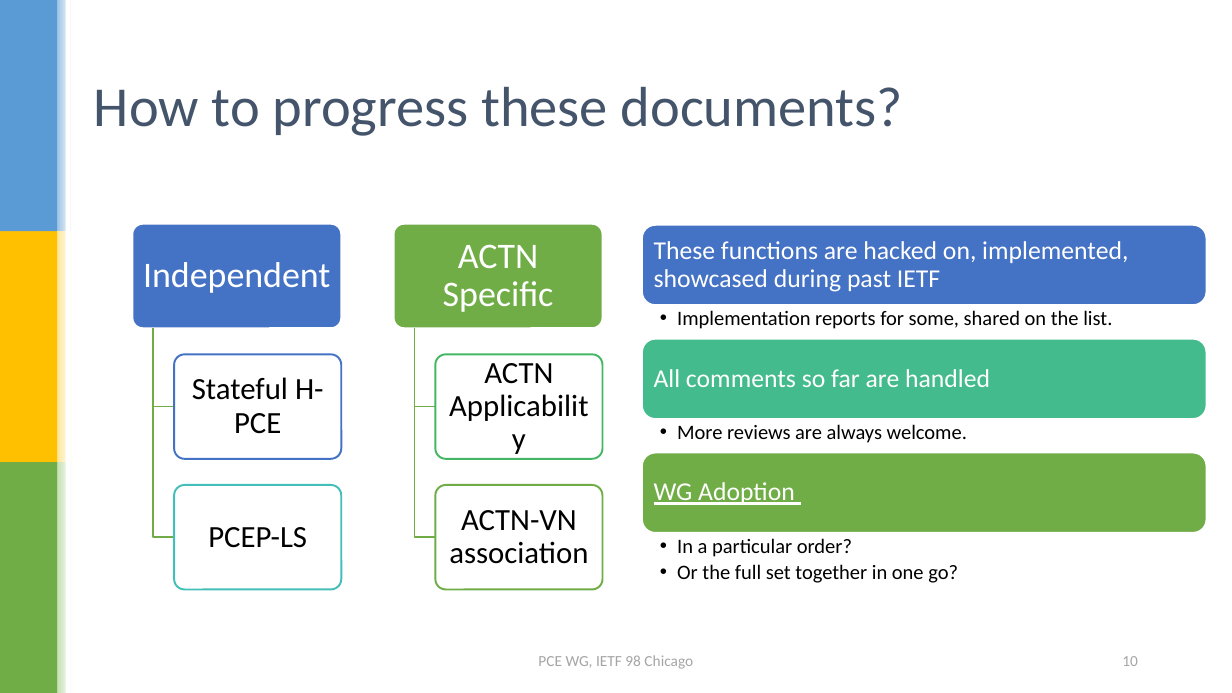
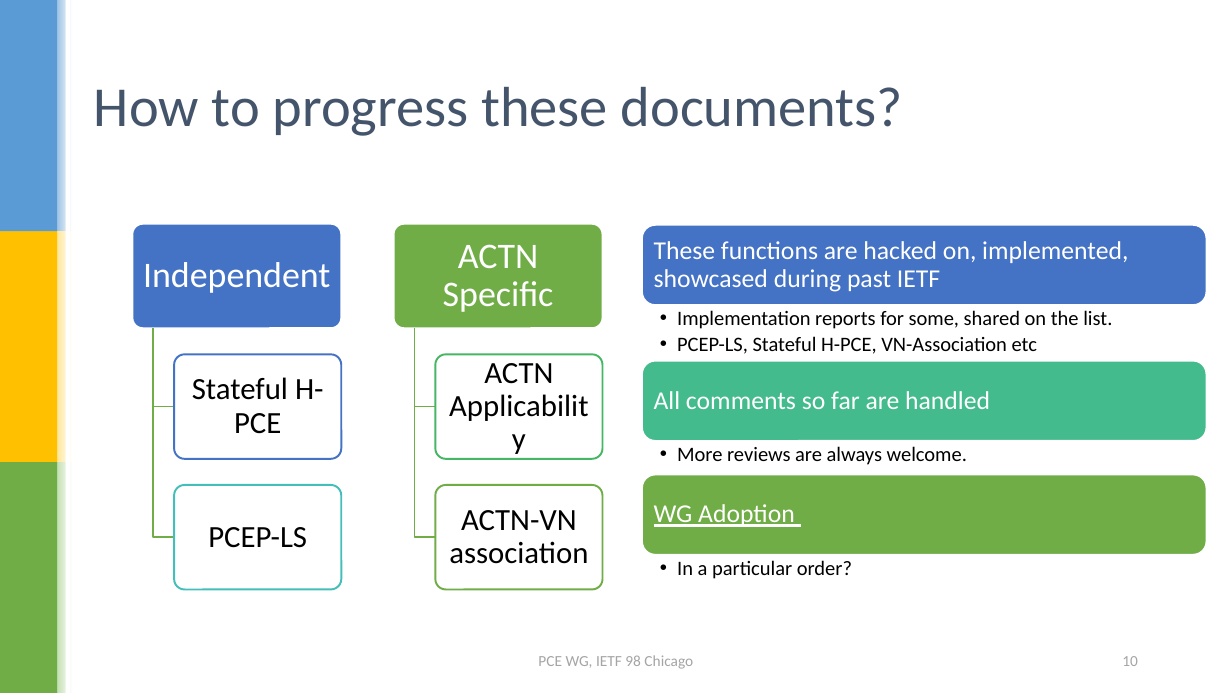
Before and after one commit to dhruvdhody-huawei/98, a slide deck: slide 10 of Stateful H-PCE and ACTN IETF 98.pptx. Drawn at 1232x693 pixels with LibreOffice and Linux fonts; fonts in the diff are those of the drawing. Boxes give left, top, right and bottom in pixels: in the first picture for what was removed or moved away, otherwise in the second. Text is boxed around its words. In the diff, an @@ line names an element or a change of style, - is before the commit and + after.

```diff
--- a/Stateful H-PCE and ACTN IETF 98.pptx
+++ b/Stateful H-PCE and ACTN IETF 98.pptx
@@ text at [677,336,1037,354]: paragraph added @@
+  •• PCEP-LS, Stateful H-PCE, VN-Association etc
@@ 3 texts, 2 rounded rectangles: place and size @@
-3 texts, 2 rounded rectangles at [642,339,1207,533]
+3 texts, 2 rounded rectangles at [642,360,1207,555]
@@ text "In a particular order?": place and size @@
-text "In a particular order?" at [677,538,958,583]
+text "In a particular order?" at [677,560,852,579]
@@ text at [677,564,958,583]: paragraph removed @@
-  •• Or the full set together in one go?
```
Also in this commit, not shown: 1 other file.
